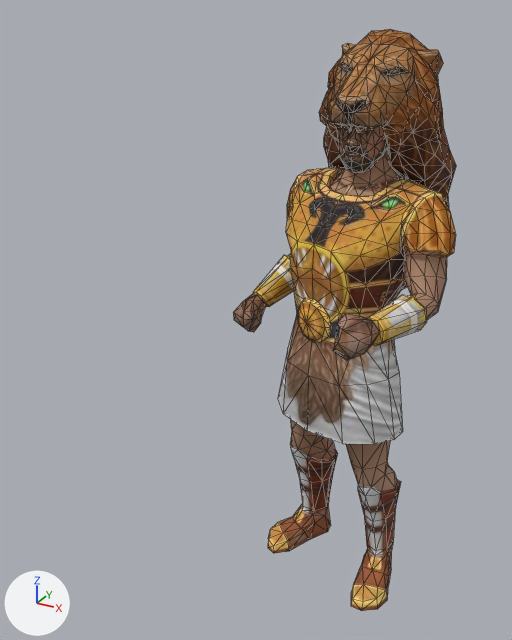
Renders of the glTF model public/assets/unit-models/60-ajax.glb from each side of a commit.
The view is the same before and after, from a camera (50 mm lens) standing at (1.04, -2.88, 2.75) and looking at (-0.44, -0.19, 1.4). The lights are fixed; the arrows at lower left show +X, +Y and +Z. The picture after the commit comes second. Mesh edges are drawn as thin lines. Vertices at exactly the same position are counted once.

Script lines for the objects in view, before the commit:
```python
me_mesh_0 = bpy.data.meshes.new('Mesh_0')
me_mesh_0.from_pydata(...)  # 1036 vertices, 2012 faces; spans x -0.63..0.41, y -0.64..0.58, z -0.01..2.67
me_mesh_0.materials.append(mat_material_0)  # picture img_image_0
ob_mesh_0 = bpy.data.objects.new('Mesh_0', me_mesh_0)
ob_mesh_0.location = (0.0, 0.0, 0.0)
```
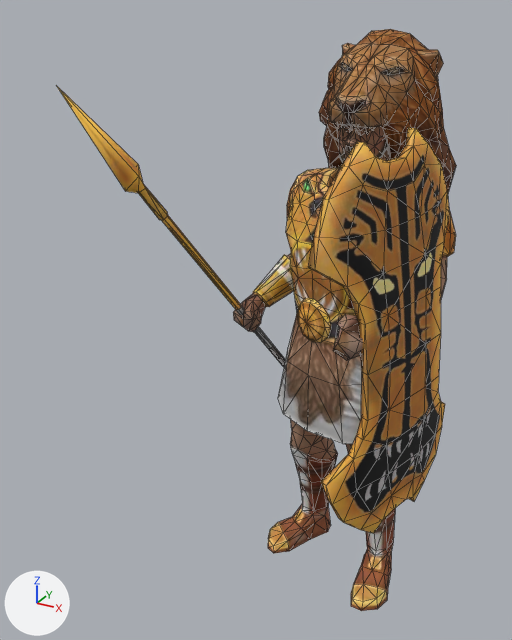
The edits, one by one:
Picture 'Image_2' (img_image_2) is new.
Picture 'Image_1' (img_image_1) is new.
Material 'Material_2' (mat_material_2) is new.
Its texture is img_image_2.
Its metallic is 0.05.
Its roughness is 0.85.
Material 'Material_1' (mat_material_1) is new.
Its texture is img_image_1.
Its metallic is 0.05.
Its roughness is 0.85.
me_mesh_0 is used by ob_mesh_0; location (0.0, 0.0, 0.0).
me_mesh_0 had 1036 vertices, 2012 faces and spanned x -0.63..0.41, y -0.64..0.58, z -0.01..2.67.
me_mesh_0 now has 1212 vertices, 2356 faces and spans x -0.78..0.44, y -0.98..0.83, z -0.01..2.67.
me_mesh_0 part 1: a new loose piece of 124 vertices spanning x 0.07..0.44, y -0.76..0.05, z 0.65..2.35, in mat_material_2 (picture img_image_2).
me_mesh_0 part 2: a new loose piece of 52 vertices spanning x -0.78..-0.34, y -0.98..0.83, z 0.22..2.51, in mat_material_1 (picture img_image_1).
me_mesh_0 gains material mat_material_1 (picture img_image_1).
me_mesh_0 gains material mat_material_2 (picture img_image_2).

Pixel boxes (x1, y1, x2, y2) of what changed, in the pictures (512 x 640 px):
'Mesh_0', reshaped (79% wider): before (233, 29, 456, 611); after (57, 29, 456, 611)
part 1 of me_mesh_0, added: after (308, 128, 450, 533)
part 2 of me_mesh_0, added: after (57, 87, 285, 367)
